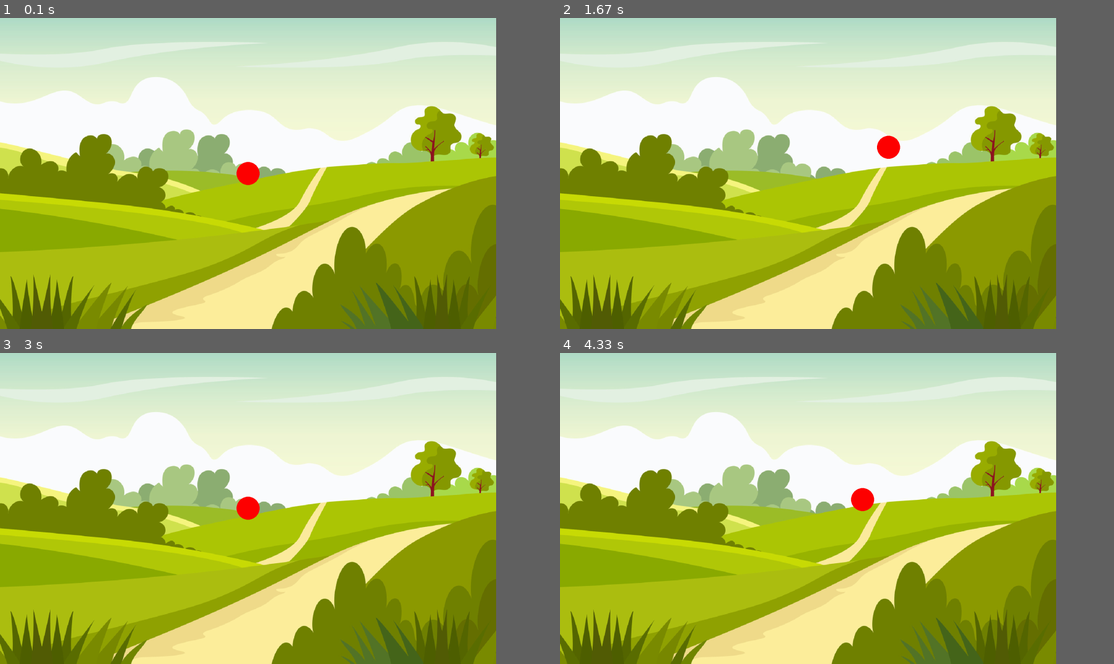
Above: before the commit, frames 1-4 (two rows, left to right).
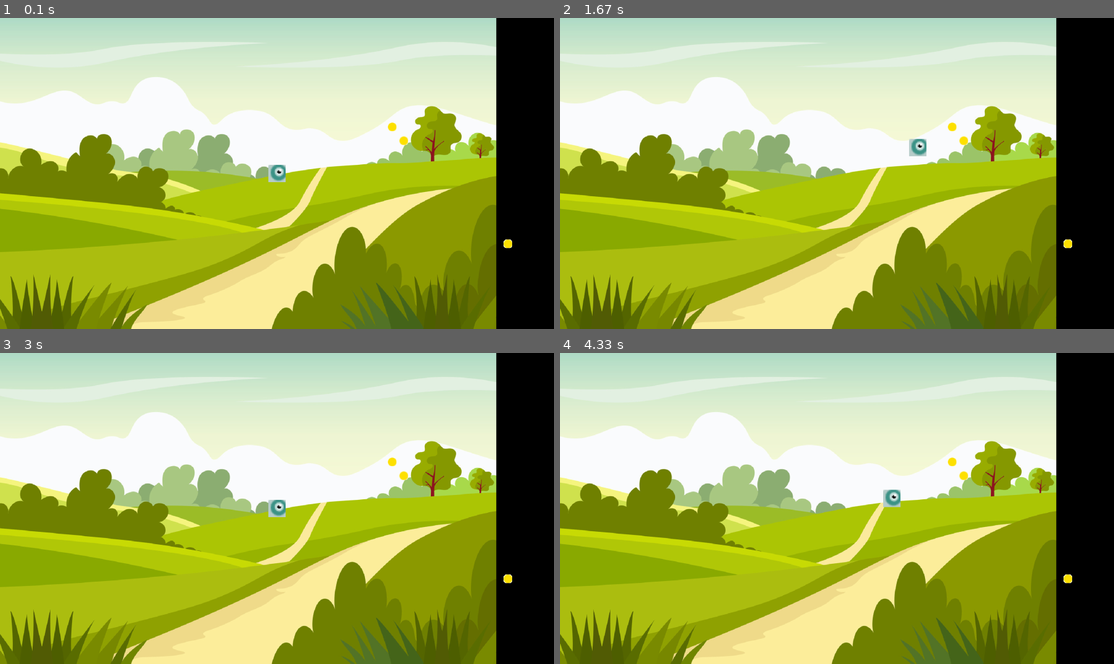
Above: after the commit, the same moments.

Repository: LZX1000/College-I
Game: pygame game, started from PyGameTest.py
The game is run twice, just before and just after one commit, with the same random seed, the same clock (stepped at 60 frames per second) and the same inputs.
Inputs:
- Up to frame 1 (0.1 s): no input
- Up to frame 2 (1.67 s): hold Right 0.33-0.8 s; hold Up 0.83-1.13 s; hold D 1.17-1.63 s
- Up to frame 3 (3 s): hold Left 1.67-2.2 s; hold S 2.23-2.53 s; hold Left 2.57-2.97 s
- Up to frame 4 (4.33 s): hold W 3-3.37 s; hold Right 3.4-4.03 s; hold S from 4.07 s (still down)
In our replay, the window is 806x506 before the commit and 900x506 after it. These sizes can differ from the game's own. Grey fills any space a smaller window leaves; there, only what the larger window draws over its background counts as a difference.

The runs differ from the first frame. In frame 1, 0.7% of the frame differs, in the area x 42-93%, y 0-100%; in frame 2, 0.7%; in frame 3, 0.7%; in frame 4, 0.7%, in the area x 52-93%, y 0-100%.

Commit message:
Partial commit

Diff:
--- /dev/null
+++ b/Evolution.py
@@ -0,0 +1,31 @@
+import random, keyboard
+from Extras import Player, clear_screen, multiple_choice
+
+# 129 total cards, 17 carnivores, 7 each for the remaining traits
+
+def main(active_user=Player("Guest", "")):
+    deck = [
+        "Carnivore"] * 17 + [
+        "Ambush"] * 7 + [
+        "Burrowing"] * 7 + [
+        "Climbing"] * 7 + [
+        "Cooperation"] * 7 + [
+        "Defensive Herding"] * 7 + [
+        "Fat Tissue"] * 7 + [
+        "Fertile"] * 7 + [
+        "Foraging"] * 7 + [
+        "Hard Shell"] * 7 + [
+        "Horns"] * 7 + [
+        "Intelligence"] * 7 + [
+        "Long Neck"] * 7 + [
+        "Pack Hunting"] * 7 + [
+        "Scavenger"] * 7 + [
+        "Symbiosis"] * 7 + [
+        "Warning Call"] * 7
+    playing_deck = random.shuffle(deck)
+
+    print("Press 'Enter' to draw your cards.", end="", flush=True)
+    event = keyboard.read_event()
+
+if __name__ == "__main__":
+    main()
--- a/Main.py
+++ b/Main.py
@@ -7,6 +7,8 @@
 from Extras import *
 from Start import main as start_main
 from typing import List, Tuple
+
+import pygame
 
 def sign_in(users: List[Player]) -> Tuple[Player, bool]:
     """
--- a/PyGameTest.py
+++ b/PyGameTest.py
@@ -1,21 +1,69 @@
 import pygame
+import random
 import math
 
 pygame.init()
 clock = pygame.time.Clock()
-running = True
 
-size = (1720, 1080)
+size = (1920, 1080)
 image_size = str(size).replace(", ", "x")[1:-1]
 screen = pygame.display.set_mode(size)   # ((1280, 720), pygame.FULLSCREEN)
-background = pygame.image.load(f"assets/grasslands_{image_size}.png")
+background = pygame.image.load(f"assets/grasslands_1720x1080.png") # f"assets/grasslands_{image_size}.png"
+
+max_fps = 60
 
 dt = 0
 movement_speed = 300
 diagonal_speed = movement_speed / math.sqrt(2)
 player_pos = pygame.Vector2(screen.get_width() / 2, screen.get_height() / 2)
 
+class GamePlayer(pygame.sprite.Sprite):
+    def __init__(self, pos, image, size):
+        super().__init__()
+        self.source_image = pygame.image.load(f"assets/GameCharacter.png")
+        self.image = pygame.transform.scale(self.source_image, (size, size))
+        self.rect = self.image.get_rect(center=pos)
+
+    def update(self, screen, pos):
+        screen.blit(self.image, self.rect.topleft)
+        self.rect.center = pos
+
+class Object(pygame.sprite.Sprite):
+    def __init__(self, size, pos=None):
+        super().__init__()
+        self.source_image = pygame.image.load(f"assets/Point.png")
+        self.image = pygame.transform.scale(self.source_image, (size, size))
+        self.rect = self.image.get_rect()
+        self.size = size
+        ## Randomize position
+        while True:
+            self.pos = pygame.Vector2(
+                random.randint(size // 2, screen.get_width() - size // 2),
+                random.randint(size // 2, screen.get_height() - size // 2)
+            )
+            ### Check for collision with other objects
+            if not any(obj.rect.collidepoint(self.pos) for obj in objects):
+                break
+        self.rect.center = self.pos
+
+    def update(self, screen):
+        screen.blit(self.image, self.rect.topleft)
+
+player = GamePlayer(player_pos, "green", 60)
+
+# Object handling
+objects = []
+max_objects = 3
+## Generate objects
+for _ in range(max_objects):
+    new_object = Object(30)
+    objects.append(new_object)
+object_sprites = pygame.sprite.Group(objects)
+
+running = True
+
 while running:
+    # Exit
     for event in pygame.event.get():
         if event.type == pygame.QUIT:
             running = False
@@ -43,12 +91,29 @@
         player_pos.x -= movement_speed * dt
     elif keys[pygame.K_d] or keys[pygame.K_RIGHT]:
         player_pos.x += movement_speed * dt
+    # Misc inputs
+    elif keys[pygame.K_ESCAPE]:
+        running = False
 
+    # Check Collisions
+    collided_object = pygame.sprite.spritecollide(player, object_sprites, dokill=True)
+    for collided in collided_object:
+        ## Remove collided object
+        if collided in objects:
+            objects.remove(collided)
+            object_sprites.remove(collided)
+        ## Add new object
+        new_object = Object(30)
+        objects.append(new_object)
+        object_sprites.add(new_object)
+
+    # Update Screen
     screen.blit(background, (0, 0))
-
-    pygame.draw.circle(screen, "red", player_pos, 40)
+    for obj in objects:
+        obj.update(screen)
+    player.update(screen, player_pos)
 
     pygame.display.flip()
-
-    dt = clock.tick(60) / 1000
+    # Tick Speed
+    dt = clock.tick(max_fps) / 1000
 pygame.quit()
--- /dev/null
+++ b/Snake2.py
@@ -0,0 +1,108 @@
+import pygame
+import math
+
+def main():
+    # Initialize
+    pygame.init()
+    clock = pygame.time.Clock()
+
+    # Display
+    ## Resolutions
+    internal_width = 640
+    internal_height = 360
+    screen_size = (1920, 1080)
+    pixelation_factor = 2
+    ## Surfaces
+    internal_surface = pygame.Surface((internal_width, internal_height)) # For rendering
+    screen = pygame.display.set_mode(screen_size, pygame.FULLSCREEN)
+    ## Background
+    background = pygame.image.load(f"assets/SnakeBackground1.png")
+    background = pygame.transform.scale(background, (internal_width, internal_height))
+
+    # Player Settings
+    movement_speed = 120
+    normal_movement_speed = movement_speed
+    player_pos = pygame.Vector2(internal_width // 2, internal_width // 2)
+
+    pygame.display.set_caption("Snake")
+
+    class GamePlayer(pygame.sprite.Sprite):
+        def __init__(self, pos, size=None):
+            super().__init__()
+            self.source_image = pygame.image.load(f"assets/GameCharacter.png")
+
+            original_size = self.source_image.get_size()
+            if size is None:
+                size = (
+                    original_size[0] * pixelation_factor,
+                    original_size[1] * pixelation_factor
+                )
+            self.image = pygame.transform.scale(self.source_image, (size, size))
+            self.rect = self.image.get_rect(center=pos)
+            self.size = size
+
+        def update(self, display_surface, pos):
+            display_surface.blit(self.image, self.rect.topleft)
+            self.rect.center = pos
+
+    player = GamePlayer(player_pos)
+    running = True
+    max_fps = 60
+    dt = 0
+
+    while running:
+        for event in pygame.event.get():
+            if event.type == pygame.QUIT:
+                running = False
+
+        keys = pygame.key.get_pressed()
+        # Misc inputs
+        if keys[pygame.K_LSHIFT] or keys[pygame.K_RSHIFT]:
+            movement_speed /= 2
+            diagonal_speed = movement_speed / math.sqrt(2)
+        else:
+            movement_speed = normal_movement_speed
+            diagonal_speed = movement_speed / math.sqrt(2)
+        if keys[pygame.K_ESCAPE]:
+            running = False
+        # Diagonal movement
+        if keys[pygame.K_w] and keys[pygame.K_a] or keys[pygame.K_UP] and keys[pygame.K_LEFT]:
+            player_pos.x -= diagonal_speed * dt
+            player_pos.y -= diagonal_speed * dt
+        elif keys[pygame.K_w] and keys[pygame.K_d] or keys[pygame.K_UP] and keys[pygame.K_RIGHT]:
+            player_pos.x += diagonal_speed * dt
+            player_pos.y -= diagonal_speed * dt
+        elif keys[pygame.K_s] and keys[pygame.K_a] or keys[pygame.K_DOWN] and keys[pygame.K_LEFT]:
+            player_pos.x -= diagonal_speed * dt
+            player_pos.y += diagonal_speed * dt
+        elif keys[pygame.K_s] and keys[pygame.K_d] or keys[pygame.K_DOWN] and keys[pygame.K_RIGHT]:
+            player_pos.x += diagonal_speed * dt
+            player_pos.y += diagonal_speed * dt
+        # Straight movement
+        elif keys[pygame.K_w] or keys[pygame.K_UP]:
+            player_pos.y -= movement_speed * dt
+        elif keys[pygame.K_s] or keys[pygame.K_DOWN]:
+            player_pos.y += movement_speed * dt
+        elif keys[pygame.K_a] or keys[pygame.K_LEFT]:
+            player_pos.x -= movement_speed * dt
+        elif keys[pygame.K_d] or keys[pygame.K_RIGHT]:
+            player_pos.x += movement_speed * dt
+
+        # Player bounds
+        player_pos.x = max(0, min(internal_width, player_pos.x))
+        player_pos.y = max(0, min(internal_height, player_pos.y))
+
+        # Render in 640x360
+        internal_surface.blit(background, (0, 0))
+        player.update(internal_surface, player_pos)
+
+        # Upscale to 1920x1080
+        scaled_surface = pygame.transform.scale(internal_surface, screen_size)
+        screen.blit(scaled_surface, (0, 0))
+
+        pygame.display.flip()
+        # Tick Speed
+        dt = clock.tick(max_fps) / 1000
+
+if __name__ == "__main__":
+    main()
Binary file added: assets/GameCharacter.png
Binary file added: assets/Point.png
Binary file added: assets/SnakeBackground1.png
